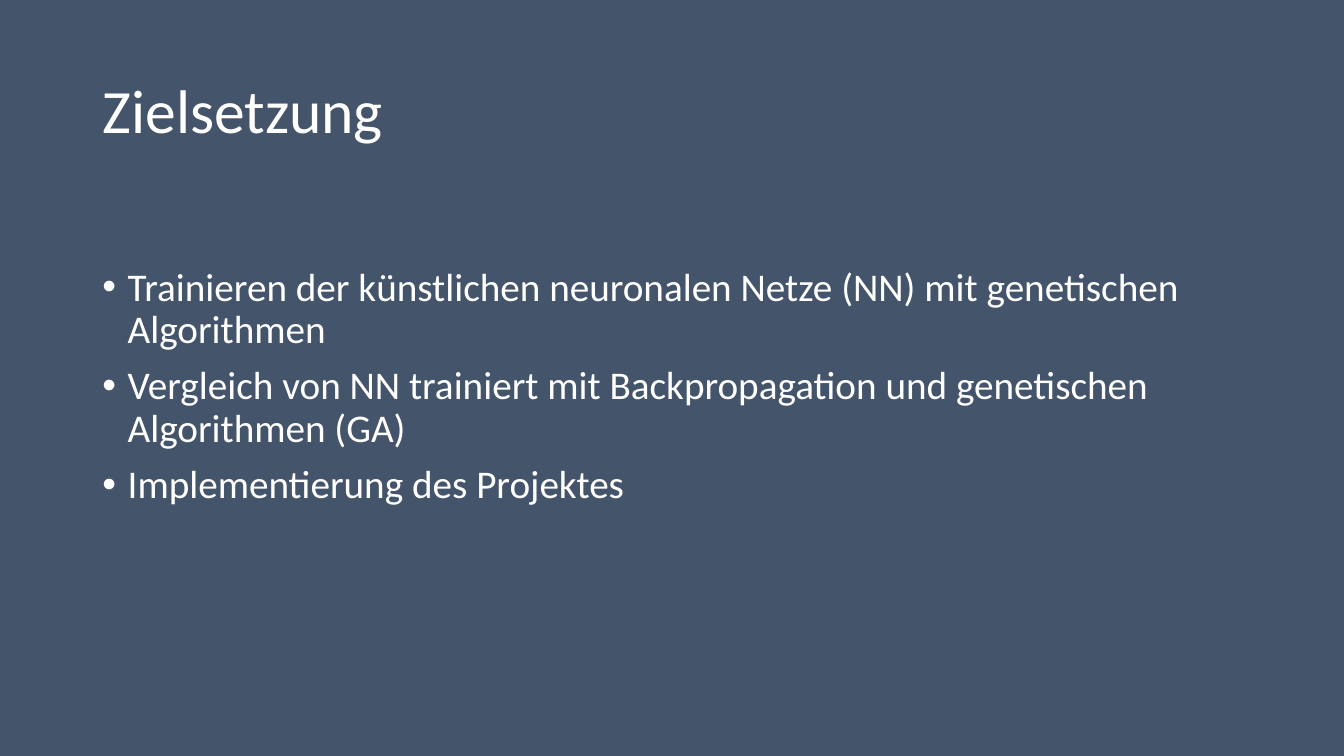
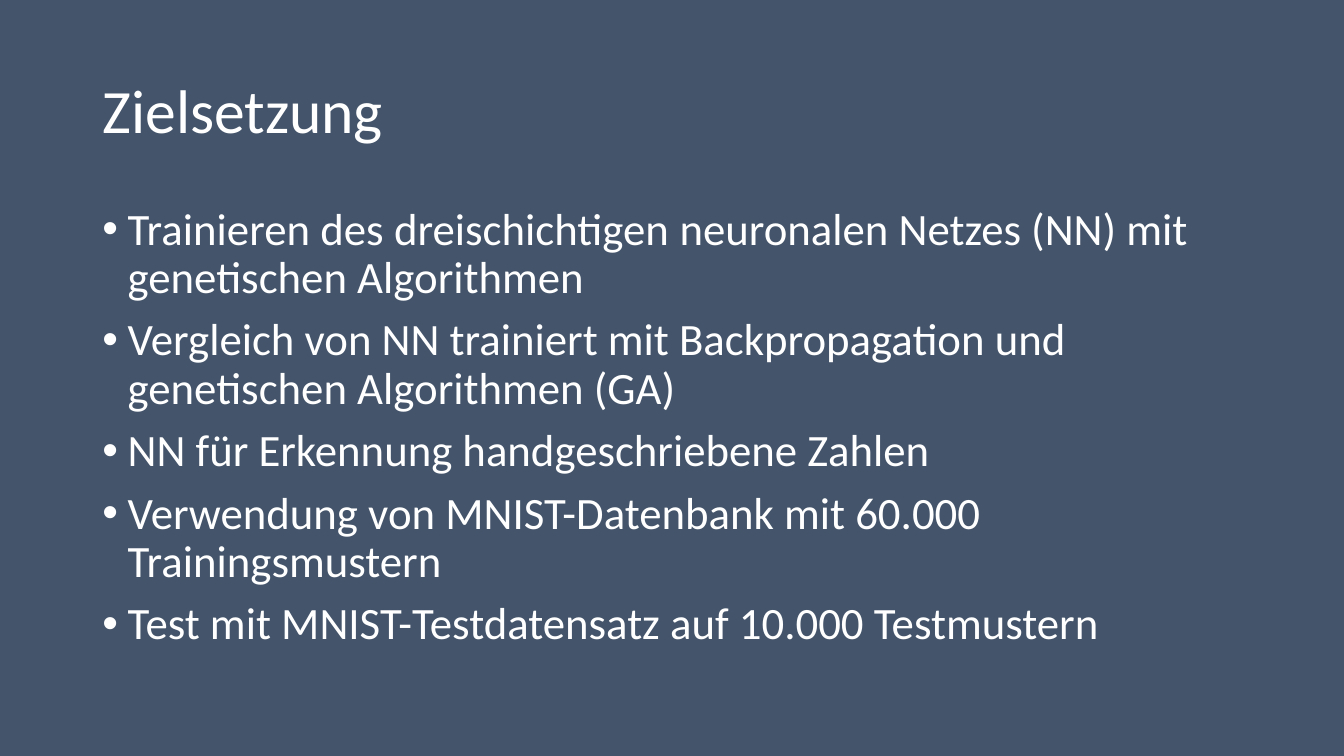
Before and after one commit to RodionKovalenko/gaFXGradle, a slide deck: slide 2 of gaFXGradle/AbgabeKovalenko/PrasentationKovalenko.pptx. Drawn at 1344x756 pixels with LibreOffice and Linux fonts; fonts in the diff are those of the drawing. Boxes give left, top, right and bottom in pixels: in the first picture for what was removed or moved away, otherwise in the second. Text is boxed around its words. In the diff, an @@ line names an element or a change of style, - is before the commit and + after.

```diff
--- a/gaFXGradle/AbgabeKovalenko/PrasentationKovalenko.pptx
+++ b/gaFXGradle/AbgabeKovalenko/PrasentationKovalenko.pptx
@@ text at bbox=[128, 212, 1187, 301]: text changed; size 28 to 32 pt @@
-• Trainieren der künstlichen neuronalen Netze (NN) mit genetischen Algorithmen
+• Trainieren des dreischichtigen neuronalen Netzes (NN) mit genetischen Algorithmen
@@ text at bbox=[128, 324, 1066, 412]: size 28 to 32 pt in "Vergleich von NN trainiert mit Backpropagation und ..." @@
@@ text at bbox=[128, 435, 1099, 640]: text changed; size 28 to 32 pt @@
-• Implementierung des Projektes
+• NN für Erkennung handgeschriebene Zahlen
+• Verwendung von MNIST-Datenbank mit 60.000 Trainingsmustern
+• Test mit MNIST-Testdatensatz auf 10.000 Testmustern
```
Also in this commit, not shown: 2 other slides changed, 4 slides added, 1 slide removed, 31 other files.
